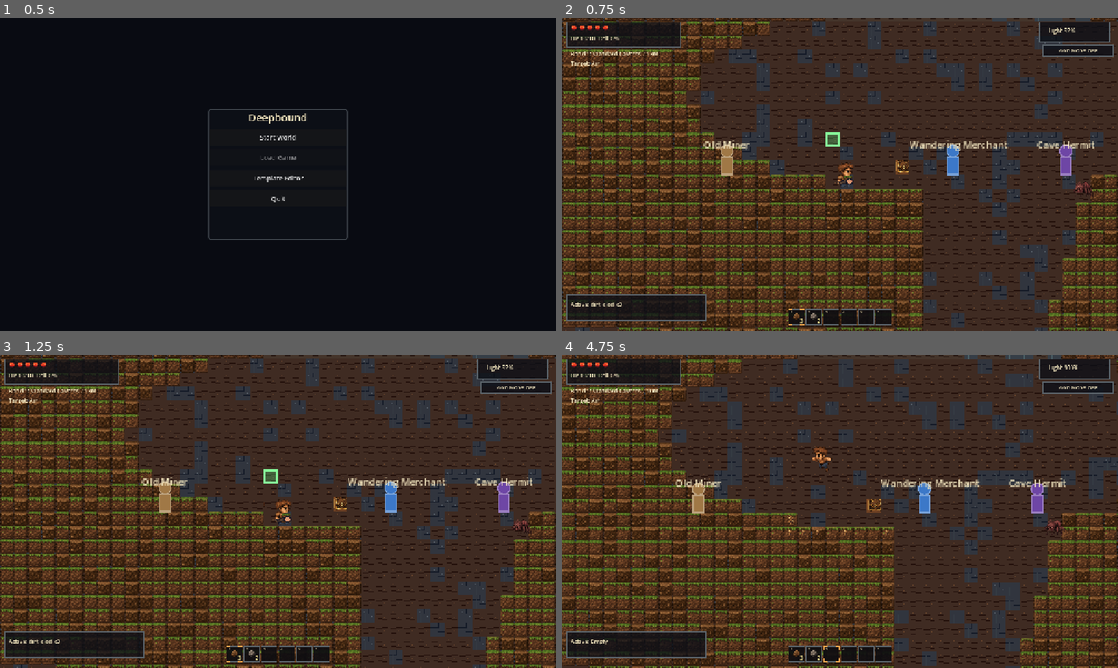
Above: before the commit, frames 1-4 (two rows, left to right).
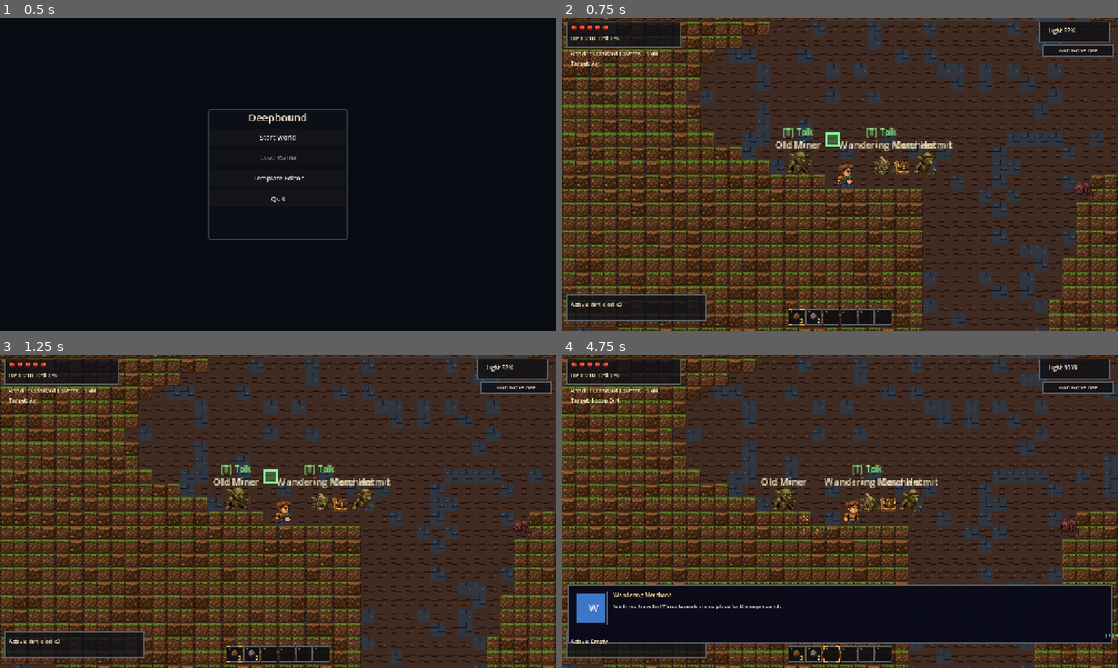
Above: after the commit, the same moments.

Repository: starrdye/deepbound
Game: Godot game, scene res://scenes/MainMenu.tscn
The game is run twice, just before and just after one commit, with the same random seed, the same clock (stepped at 60 frames per second) and the same inputs.
Inputs (mouse positions are in pixels of both pictures, inside the frame that each line leads up to):
- Up to frame 1 (0.5 s): no input
- Up to frame 2 (0.75 s): click "Start World" at 0.5 s
- Up to frame 3 (1.25 s): no input
- Up to frame 4 (4.75 s): tap Enter at 1.25 s; drag from (840, 511) to (895, 442) at 1.27 s; drag from (728, 527) to (812, 574) at 2.02 s; move the mouse to (895, 442) at 2.77 s; hold D (move_right) 2.78-3.5 s; tap 1 (hotbar_slot_1) at 2.85 s; click (895, 442) at 2.92 s; tap T (interact) at 3.05, 4.55 s; drag from (812, 574) to (673, 464) at 3.52 s; move the mouse to (1006, 558) at 4.27 s; hold A (move_left) from 4.28 s (still down); tap 3 (hotbar_slot_3) at 4.35 s; click (1006, 558) at 4.42 s; tap Space (jump) at 4.52 s

Frame 1 is identical in both runs. In frame 2, 2.0% of the frame differs, in the area x 25-96%, y 35-51%; in frame 3, 2.0%; in frame 4, 55%, in the area x 0-100%, y 0-100%.

Commit message:
Use goblin sprites for NPCs, redesign terminal, add npc/god commands
NpcController:
- Replace procedural rectangle/circle drawing with goblin sprite sheets
  (same 32×32 / 8-frame / 4-row layout as EnemyController)
- NPC_SPRITE_MAP: merchant→goblin_shaman, miner→goblin_grunt,
  hermit→goblin_slinger
- Add _process(delta) for slow idle animation (ANIM_FPS = 5)
- Keep colour-capsule fallback for missing textures
- Update LABEL_Y to sit above the 32px sprite

Main.gd:
- Tighten NPC spawn offsets: ±48 px and +96 px (was ±130, +260)
  so all three NPCs are immediately next to the spawn point
- Add `npc <npc_id>` terminal command (spawns a friendly NPC)
- Update `help` output to list the new command
- Remove ESC-closes-terminal: terminal now closes only on backtick

HudController terminal redesign:
- Terminal stays open after pressing Enter (no auto-close)
- Add scrolling output panel (8 lines) drawn above the input strip
  in _draw() via _draw_terminal_output()
- Colour-code output: blue = echoed command, green = [OK], red = [ERR]
- Echo every submitted command into TerminalSystem.history ("> cmd")
- Add _terminal_input_y() helper so layout is computed once
- Rename TERMINAL_H → TERMINAL_INPUT_H; add TERMINAL_LINE_H,
  TERMINAL_VISIBLE_LINES, TERMINAL_OUTPUT_H constants

Docs:
- Gameplay.md: add Debug Terminal section with full command table,
  god mode note, output colour guide; update NPC section with goblin
  model table and spawn positions; add backtick to controls table
- Developer_Guide.md: add §4.11 Debug Terminal (architecture diagram,
  TerminalSystem API, how-to-add-a-command, current command table);
  add NPC visuals sub-section under §4.4; update ToC

Co-Authored-By: Claude Sonnet 4.6 <noreply@anthropic.com>

Diff:
--- a/deepbound_godot/scripts/Main.gd
+++ b/deepbound_godot/scripts/Main.gd
@@ -146,12 +146,10 @@
 			hud.toggle_terminal()
 		get_viewport().set_input_as_handled()
 		return
-	# When terminal is open: ESC closes it; all other events are swallowed so
-	# the game does not act on keyboard/mouse input while the player is typing.
+	# When terminal is open: swallow all events so the game does not respond to
+	# keyboard/mouse input while the player is typing.  The terminal closes
+	# only when the user presses ` again (handled above via toggle_terminal).
 	if TerminalSystem.is_open:
-		if event is InputEventKey and event.pressed and not event.echo and event.keycode == KEY_ESCAPE:
-			if hud != null and hud.has_method("close_terminal"):
-				hud.close_terminal()
 		get_viewport().set_input_as_handled()
 		return
 	if event.is_action_pressed("pause_menu"):
@@ -773,7 +771,18 @@
 				var enemy_id: String = parts[1]
 				if is_instance_valid(player):
 					_spawn_enemy(enemy_id, player.global_position + Vector2(96, 0))
-					TerminalSystem.push_output("[OK] Spawned %s" % enemy_id)
+					TerminalSystem.push_output("[OK] Spawned enemy: %s" % enemy_id)
+				else:
+					TerminalSystem.push_output("[ERR] Player not available")
+		"npc":
+			if parts.size() < 2:
+				TerminalSystem.push_output("[ERR] Usage: npc <npc_id>")
+				TerminalSystem.push_output("  IDs: wandering_merchant  old_miner  cave_hermit")
+			else:
+				var npc_id_cmd: String = parts[1]
+				if is_instance_valid(player):
+					_spawn_npc(npc_id_cmd, player.global_position + Vector2(80.0, 0.0))
+					TerminalSystem.push_output("[OK] Spawned NPC: %s" % npc_id_cmd)
 				else:
 					TerminalSystem.push_output("[ERR] Player not available")
 		"kill":
@@ -790,6 +799,7 @@
 			TerminalSystem.push_output("  tp <1|2|3>       — teleport to band number")
 			TerminalSystem.push_output("  give <id> [n]    — add n of item to inventory")
 			TerminalSystem.push_output("  spawn <enemy_id> — spawn enemy near player")
+			TerminalSystem.push_output("  npc <npc_id>     — spawn friendly NPC near player")
 			TerminalSystem.push_output("  kill             — remove all active enemies")
 			TerminalSystem.push_output("  clear            — clear this console")
 			TerminalSystem.push_output("  help             — show this list")
@@ -1044,10 +1054,11 @@
 func _spawn_friendly_npcs() -> void:
 	if not is_instance_valid(player):
 		return
-	# Spawn NPCs offset from the player start so they're immediately nearby.
-	_spawn_npc("wandering_merchant", player.global_position + Vector2(130.0,  0.0))
-	_spawn_npc("old_miner",          player.global_position + Vector2(-130.0, 0.0))
-	_spawn_npc("cave_hermit",        player.global_position + Vector2(260.0,  0.0))
+	# Spawn NPCs tightly around the player start position so they are
+	# immediately visible and reachable.
+	_spawn_npc("wandering_merchant", player.global_position + Vector2( 48.0, 0.0))
+	_spawn_npc("old_miner",          player.global_position + Vector2(-48.0, 0.0))
+	_spawn_npc("cave_hermit",        player.global_position + Vector2( 96.0, 0.0))
 
 func _spawn_npc(npc_id: String, world_pos: Vector2) -> void:
 	if npcs_node == null:
--- a/deepbound_godot/scripts/controllers/HudController.gd
+++ b/deepbound_godot/scripts/controllers/HudController.gd
@@ -35,7 +35,11 @@
 const HOTBAR_SIZE := 6
 const HOTBAR_MARGIN_BOTTOM := 14.0
 
-const TERMINAL_H := 32.0  # height of the plain grey input rectangle
+const TERMINAL_INPUT_H     := 28.0   # height of the LineEdit input strip
+const TERMINAL_LINE_H      := 16.0   # height of one output line
+const TERMINAL_VISIBLE_LINES := 8    # lines shown in the output panel
+const TERMINAL_OUTPUT_H    := TERMINAL_VISIBLE_LINES * TERMINAL_LINE_H + 8.0
+const TERMINAL_H           := TERMINAL_INPUT_H  # kept for any legacy references
 
 const TOOLTIP_PAD := 10.0
 const TOOLTIP_NAME_SZ := 14
@@ -265,6 +269,8 @@
 	_draw_tooltip()
 	_draw_craft_tooltip()
 	_draw_dialogue_panel()
+	if TerminalSystem.is_open:
+		_draw_terminal_output()
 
 func _draw_hearts(origin: Vector2) -> void:
 	var states: Array = hud_state.get(
@@ -281,27 +287,41 @@
 			var fallback_color := Color8(201, 78, 78) if frame == 0 else Color8(82, 36, 46)
 			draw_rect(target, fallback_color, true)
 
-## ── Terminal console (minimal — plain grey LineEdit rectangle) ───────────────
+## ── Terminal console ──────────────────────────────────────────────────────────
+## Layout (bottom of screen, above the hotbar):
+##   ┌─────────────────────────────────────┐  ← output panel (TERMINAL_OUTPUT_H)
+##   │  > give iron_helm 1                 │
+##   │  [OK] Added 1 × iron_helm           │
+##   │  ...                                │
+##   ├─────────────────────────────────────┤
+##   │  > _                                │  ← LineEdit input (TERMINAL_INPUT_H)
+##   └─────────────────────────────────────┘
+##
+## Pressing Enter executes the command and keeps the terminal open.
+## The terminal closes only when the player presses ` again.
 
 func _build_terminal() -> void:
-	## Create a plain LineEdit that sits just above the hotbar.
-	## Godot's default theme renders it as a grey rectangle — exactly what we want.
 	_terminal_line_edit = LineEdit.new()
 	_terminal_line_edit.visible = false
-	_terminal_line_edit.placeholder_text = "command  (help for list, ESC to close)"
+	_terminal_line_edit.placeholder_text = "> type a command  (help for list)"
 	_terminal_line_edit.mouse_filter = MOUSE_FILTER_STOP
 	_terminal_line_edit.text_submitted.connect(_on_terminal_submitted)
 	add_child(_terminal_line_edit)
 
+func _terminal_input_y() -> float:
+	var vsize := get_viewport_rect().size
+	return vsize.y - SLOT_SIZE - HOTBAR_MARGIN_BOTTOM - TERMINAL_INPUT_H - 6.0
+
 func open_terminal() -> void:
 	TerminalSystem.is_open = true
 	var vsize := get_viewport_rect().size
-	var y := vsize.y - SLOT_SIZE - HOTBAR_MARGIN_BOTTOM - TERMINAL_H - 6.0
+	var y := _terminal_input_y()
 	_terminal_line_edit.position = Vector2(0.0, y)
-	_terminal_line_edit.size    = Vector2(vsize.x, TERMINAL_H)
-	_terminal_line_edit.visible = true
+	_terminal_line_edit.size     = Vector2(vsize.x, TERMINAL_INPUT_H)
+	_terminal_line_edit.visible  = true
 	_terminal_line_edit.clear()
 	_terminal_line_edit.grab_focus()
+	queue_redraw()
 
 func close_terminal() -> void:
 	TerminalSystem.is_open = false
@@ -317,8 +337,52 @@
 
 func _on_terminal_submitted(text: String) -> void:
 	text = text.strip_edges()
+	if text.is_empty():
+		return
+	# Echo the command into history so the output panel shows what was typed.
+	TerminalSystem.push_output("> " + text)
 	terminal_command.emit(text)
-	close_terminal()
+	_terminal_line_edit.clear()
+	_terminal_line_edit.grab_focus()
+	queue_redraw()
+
+## Draw the output panel above the input strip.
+func _draw_terminal_output() -> void:
+	var vsize  := get_viewport_rect().size
+	var input_y := _terminal_input_y()
+	var panel_h  := TERMINAL_OUTPUT_H
+	var panel_rect := Rect2(0.0, input_y - panel_h - 2.0, vsize.x, panel_h)
+
+	# Dark translucent background + subtle border
+	draw_rect(panel_rect, Color(0.04, 0.04, 0.07, 0.92), true)
+	draw_rect(panel_rect, Color8(55, 75, 90, 200), false, 1.0)
+
+	var font := get_theme_default_font()
+	if font == null:
+		return
+
+	# Show the most recent lines, newest at the bottom
+	var count := mini(TerminalSystem.history.size(), TERMINAL_VISIBLE_LINES)
+	var start  := TerminalSystem.history.size() - count
+	for i in range(count):
+		var line := String(TerminalSystem.history[start + i])
+		var baseline := panel_rect.position.y + 6.0 + (i + 1) * TERMINAL_LINE_H - 3.0
+		draw_string(font,
+			Vector2(10.0, baseline),
+			line,
+			HORIZONTAL_ALIGNMENT_LEFT, -1.0, 12,
+			_terminal_line_colour(line)
+		)
+
+func _terminal_line_colour(line: String) -> Color:
+	if line.begins_with("[ERR]"):
+		return Color8(255, 90, 70)
+	if line.begins_with("[OK]"):
+		return Color8(80, 220, 110)
+	if line.begins_with(">"):
+		return Color8(160, 210, 255)
+	# Plain info lines (help list, etc.)
+	return Color8(190, 200, 205)
 
 ## ─────────────────────────────────────────────────────────────────────────────
 
--- a/deepbound_godot/scripts/controllers/NpcController.gd
+++ b/deepbound_godot/scripts/controllers/NpcController.gd
@@ -1,15 +1,26 @@
 extends Node2D
 class_name NpcController
 
-const NPCCatalog = preload("res://scripts/catalogs/NPCCatalog.gd")
+const NPCCatalog            = preload("res://scripts/catalogs/NPCCatalog.gd")
 const InteractableComponent = preload("res://scripts/components/InteractableComponent.gd")
+const TextureFactory        = preload("res://scripts/factories/TextureFactory.gd")
 
-## NPC body dimensions (drawn in local space, origin at feet).
-const BODY_W  := 12.0
-const BODY_H  := 20.0
-const HEAD_R  :=  7.0
-## Vertical offset of the name label above the NPC's head.
-const LABEL_Y := -(BODY_H + HEAD_R * 2.0 + 6.0)
+## Goblin sprite sheets reused as NPC visuals.
+## Sprite sheet layout matches EnemyController: 32×32 frames, 8 cols × 4 rows.
+##   Row 0 = idle  Row 1 = walk  Row 2 = attack  Row 3 = hurt
+const SPRITE_FRAME_SIZE := Vector2(32.0, 32.0)
+const SPRITE_FRAMES     := 8
+const ANIM_FPS          := 5.0   # slower than enemies for a relaxed idle feel
+
+## Which goblin sprite sheet each NPC uses.
+const NPC_SPRITE_MAP := {
+	"wandering_merchant": "goblin_shaman",   # robed, staff — merchant-like
+	"old_miner":          "goblin_grunt",    # stocky, armoured — miner-like
+	"cave_hermit":        "goblin_slinger",  # lean, hooded — hermit-like
+}
+
+## Vertical offset of the name label above the sprite top (sprite origin = feet).
+const LABEL_Y := -(SPRITE_FRAME_SIZE.y + 8.0)
 
 var npc_id: String = ""
 var npc_def: Dictionary = {}
@@ -19,6 +30,9 @@
 var interactable: InteractableComponent = null
 
 var _name_label: Label = null
+var anim_time    := 0.0
+
+# ── Lifecycle ─────────────────────────────────────────────────────────────────
 
 func setup(id: String) -> void:
 	npc_id = id
@@ -27,12 +41,23 @@
 	_build_name_label()
 	queue_redraw()
 
+func _process(delta: float) -> void:
+	if npc_id == "":
+		return
+	var old_frame := int(floorf(anim_time * ANIM_FPS)) % SPRITE_FRAMES
+	anim_time += delta
+	var new_frame := int(floorf(anim_time * ANIM_FPS)) % SPRITE_FRAMES
+	if old_frame != new_frame:
+		queue_redraw()
+
+# ── Nodes ─────────────────────────────────────────────────────────────────────
+
 func _build_interactable() -> void:
 	interactable = InteractableComponent.new()
 	interactable.interact_radius = float(npc_def.get("interact_radius", 52.0))
 	interactable.hint_text = "[T] Talk"
-	# Position hint above the NPC's name label
-	interactable.label_offset = Vector2(-30.0, LABEL_Y - 15.0)
+	# Position hint label above the name label
+	interactable.label_offset = Vector2(-30.0, LABEL_Y - 16.0)
 	add_child(interactable)
 
 func _build_name_label() -> void:
@@ -45,20 +70,34 @@
 	_name_label.horizontal_alignment = HORIZONTAL_ALIGNMENT_CENTER
 	add_child(_name_label)
 
+# ── Drawing ───────────────────────────────────────────────────────────────────
+
 func _draw() -> void:
 	if npc_id == "":
 		return
-	var col := _body_color()
-	var half_w := BODY_W * 0.5
-	# Body rectangle (feet at local origin)
-	draw_rect(Rect2(-half_w, -BODY_H, BODY_W, BODY_H), col, true)
-	draw_rect(Rect2(-half_w, -BODY_H, BODY_W, BODY_H), col.lightened(0.3), false, 1.5)
-	# Head circle
-	var head_y := -(BODY_H + HEAD_R)
-	draw_circle(Vector2(0.0, head_y), HEAD_R, col)
-	draw_arc(Vector2(0.0, head_y), HEAD_R, 0.0, TAU, 16, col.lightened(0.3), 1.5)
+	var sprite_id: String = NPC_SPRITE_MAP.get(npc_id, "goblin_grunt")
+	var texture := TextureFactory.make_enemy_texture(sprite_id)
+	if texture != null:
+		var frame := int(floorf(anim_time * ANIM_FPS)) % SPRITE_FRAMES
+		# Draw with origin at feet (same convention as EnemyController)
+		draw_texture_rect_region(
+			texture,
+			Rect2(
+				Vector2(-SPRITE_FRAME_SIZE.x * 0.5, -SPRITE_FRAME_SIZE.y),
+				SPRITE_FRAME_SIZE
+			),
+			Rect2(
+				Vector2(frame * SPRITE_FRAME_SIZE.x, 0.0),   # row 0 = idle
+				SPRITE_FRAME_SIZE
+			)
+		)
+		return
+	# Fallback capsule when the sprite sheet is not available
+	var col := _fallback_color()
+	draw_rect(Rect2(-6.0, -20.0, 12.0, 20.0), col, true)
+	draw_circle(Vector2(0.0, -27.0), 7.0, col)
 
-func _body_color() -> Color:
+func _fallback_color() -> Color:
 	match npc_id:
 		"wandering_merchant": return Color8(60, 120, 200)
 		"old_miner":          return Color8(160, 120, 70)
Not shown, changed: deepbound_godot/docs/Developer_Guide.md
Not shown, changed: deepbound_godot/docs/Gameplay.md
